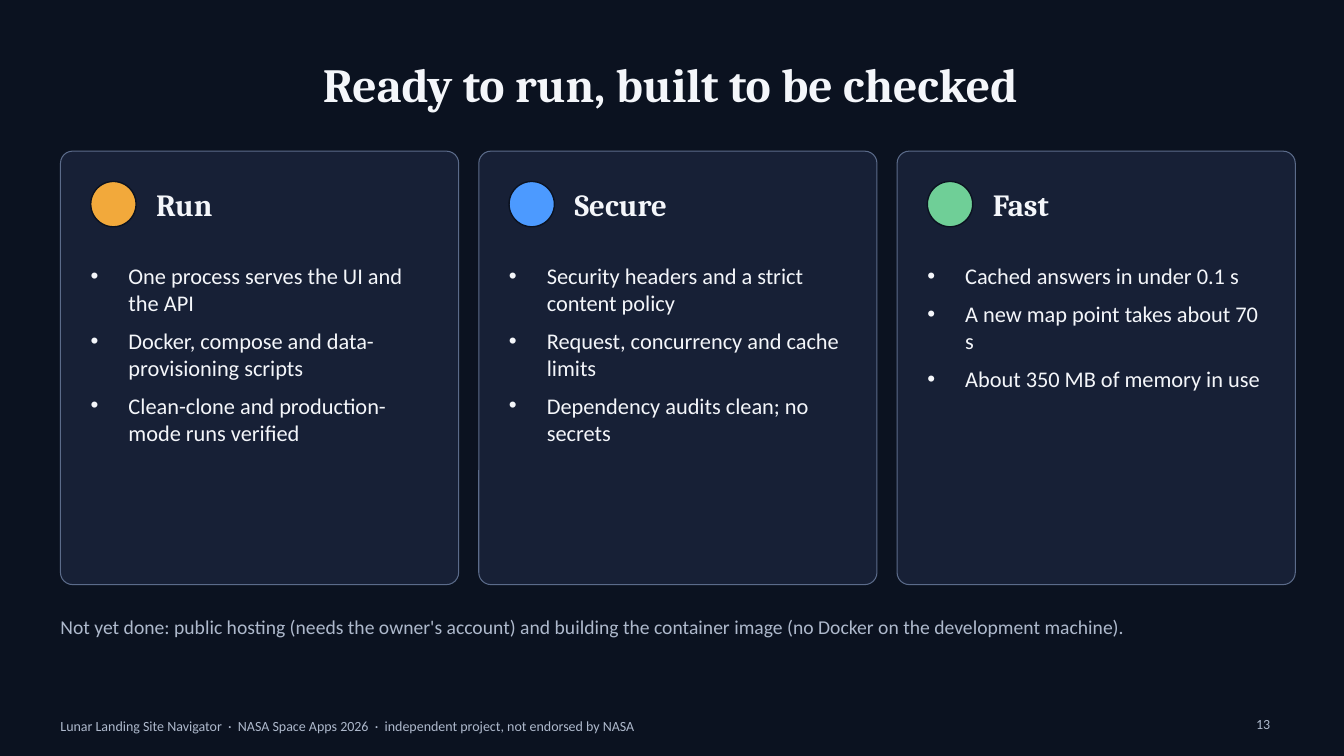
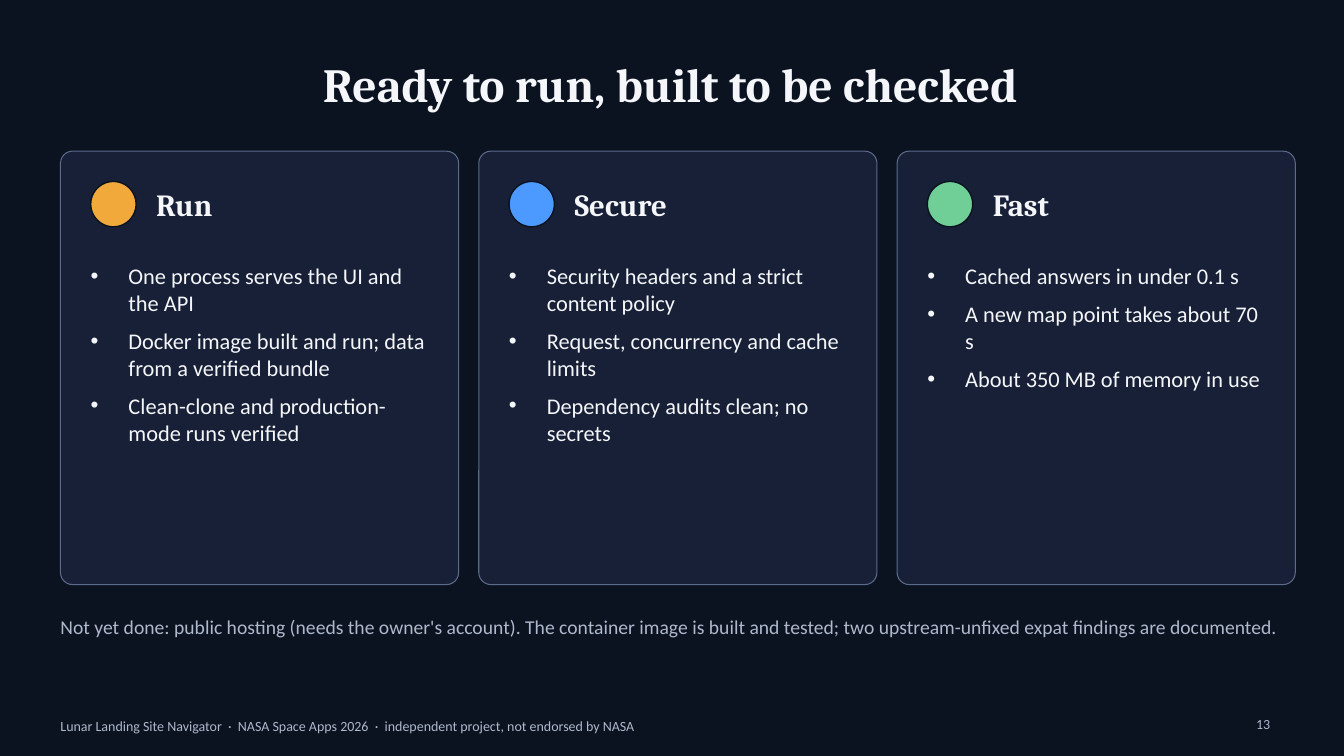
Before and after one commit to Dhinu-2001/NASA-Space-Apps-2026, a slide deck: slide 13 of docs/stage11/presentation/Lunar_Landing_Site_Navigator.pptx. Drawn at 1344x756 pixels with LibreOffice and Linux fonts; fonts in the diff are those of the drawing. Boxes give left, top, right and bottom in pixels: in the first picture for what was removed or moved away, otherwise in the second. Text is boxed around its words. In the diff, an @@ line names an element or a change of style, - is before the commit and + after.

```diff
--- a/docs/stage11/presentation/Lunar_Landing_Site_Navigator.pptx
+++ b/docs/stage11/presentation/Lunar_Landing_Site_Navigator.pptx
@@ text at (128,333,424,376): text changed @@
-• Docker, compose and data-provisioning scripts
+• Docker image built and run; data from a verified bundle
@@ text at (60,620,1276,638): text changed @@
-Not yet done: public hosting (needs the owner's account) and building the container image (no Docker on the development machine).
+Not yet done: public hosting (needs the owner's account). The container image is built and tested; two upstream-unfixed expat findings are documented.
```
Also in this commit, not shown: 3 other slides changed, 36 other files.
